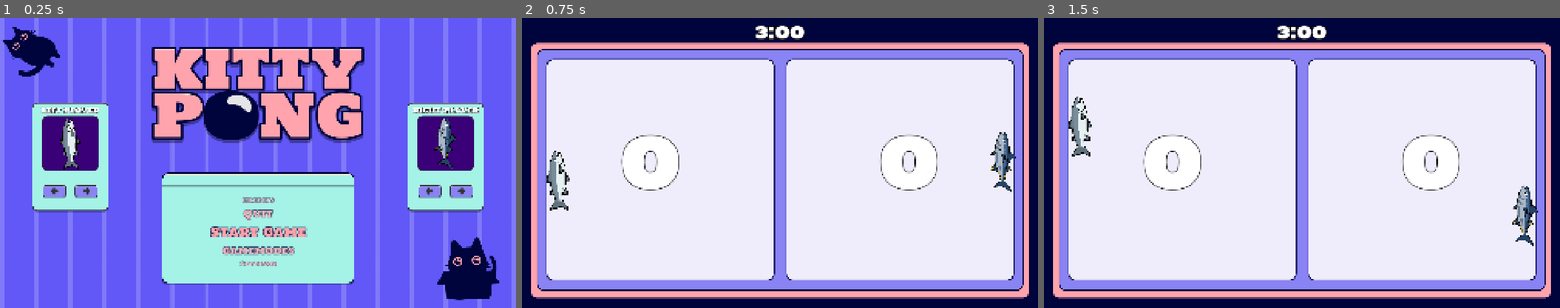
Above: before the commit, frames 1-3 (left to right).
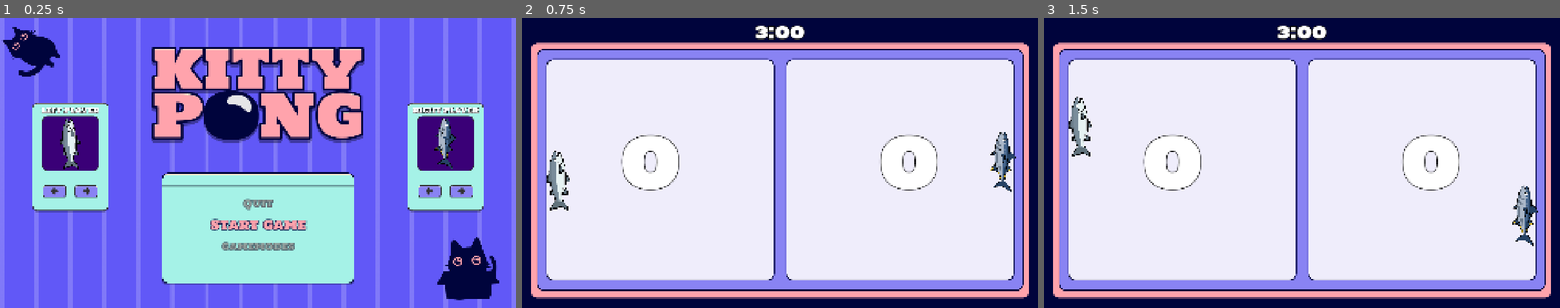
Above: after the commit, the same moments.

Repository: Jurinich/GDSG-WS-semester-project
Game: Godot game, scene res://scenes/main_menu.tscn
Two runs of this game, one before a commit and one after it. Both use one fixed random seed, a clock stepped at 60 frames per second and the inputs below.
Inputs (mouse positions are in pixels of both pictures, inside the frame that each line leads up to):
- Up to frame 1 (0.25 s): no input
- Up to frame 2 (0.75 s): click "Start Game" at 0.5 s
- Up to frame 3 (1.5 s): tap Enter at 1.25 s; move the mouse to (1415, 148) at 1.27 s; hold W (upP1) from 1.28 s (still down); hold Down (downP2) from 1.28 s (still down)

The runs differ from the first frame. In frame 1, 2.0% of the frame differs, in the area x 40-60%, y 61-86%; in frame 2, nothing differs; in frame 3, nothing differs.

Commit message:
Improve LoopingMenu - @tool at top to allow preview in editor - Buttons are on a circular path and animation is done via interpolation in _process - Alpha and color values depend on depth in the circle
TODO: Find a better way to use the fade modifier. Linear is currently used, exponential might be better to have a faster cutoff to 0

Diff:
--- a/gdsg-semester-project-w-2025-/scenes/main_menu.tscn
+++ b/gdsg-semester-project-w-2025-/scenes/main_menu.tscn
@@ -84,15 +84,22 @@
 anchor_top = 0.158
 anchor_bottom = 0.83900005
 offset_left = 358.5
-offset_top = 71.754
+offset_top = 183.754
 offset_right = -358.5
-offset_bottom = -327.99304
+offset_bottom = -215.99304
+menu_radius = 80.0
+rotation_speed = 12.0
+fade_modifier = 0.0
+scale_modifier = 0.473
 
 [node name="StartButton" type="Button" parent="ButtonBox/LoopingMenu" unique_id=2049458779]
-visible = false
-layout_mode = 0
-offset_right = 696.99994
-offset_bottom = 86.0
+z_index = 1
+layout_mode = 0
+offset_left = -178.0
+offset_top = -39.500008
+offset_right = 178.0
+offset_bottom = 39.500008
+pivot_offset = Vector2(178, 39.500008)
 size_flags_vertical = 3
 theme = ExtResource("6_oa1go")
 theme_override_font_sizes/font_size = 48
@@ -100,44 +107,64 @@
 script = ExtResource("7_5dd4i")
 
 [node name="GamemodeButton" type="Button" parent="ButtonBox/LoopingMenu" unique_id=1624673556]
-visible = false
-layout_mode = 0
-offset_right = 696.99994
-offset_bottom = 86.0
-size_flags_vertical = 3
+modulate = Color(0.5, 0.5, 0.5, 0.5)
+layout_mode = 0
+offset_left = -179.0
+offset_top = 40.499947
+offset_right = 179.0
+offset_bottom = 119.50005
+scale = Vector2(0.7635, 0.7635)
+pivot_offset = Vector2(179, 39.5)
+size_flags_vertical = 3
+mouse_filter = 2
 theme = ExtResource("6_oa1go")
 theme_override_font_sizes/font_size = 48
 text = "Gamemodes"
 script = ExtResource("7_5dd4i")
 
 [node name="SettingsButton" type="Button" parent="ButtonBox/LoopingMenu" unique_id=2017300482]
-visible = false
-layout_mode = 0
-offset_right = 696.99994
-offset_bottom = 87.0
-size_flags_vertical = 3
+modulate = Color(0, 0, 0, 0)
+layout_mode = 0
+offset_left = -134.0
+offset_top = -39.500008
+offset_right = 134.0
+offset_bottom = 39.500008
+scale = Vector2(0.527, 0.527)
+pivot_offset = Vector2(134, 39.500008)
+size_flags_vertical = 3
+mouse_filter = 2
 theme = ExtResource("6_oa1go")
 theme_override_font_sizes/font_size = 48
 text = "Settings"
 script = ExtResource("7_5dd4i")
 
 [node name="CreditsButton" type="Button" parent="ButtonBox/LoopingMenu" unique_id=1033975307]
-visible = false
-layout_mode = 0
-offset_right = 696.99994
-offset_bottom = 87.00003
-size_flags_vertical = 3
+modulate = Color(0, 0, 0, 0)
+layout_mode = 0
+offset_left = -120.0
+offset_top = -39.5
+offset_right = 120.0
+offset_bottom = 39.5
+scale = Vector2(0.527, 0.527)
+pivot_offset = Vector2(120, 39.5)
+size_flags_vertical = 3
+mouse_filter = 2
 theme = ExtResource("6_oa1go")
 theme_override_font_sizes/font_size = 48
 text = "Credits"
 script = ExtResource("7_5dd4i")
 
 [node name="QuitButton" type="Button" parent="ButtonBox/LoopingMenu" unique_id=75757821]
-visible = false
-layout_mode = 0
-offset_right = 696.99994
-offset_bottom = 87.0
-size_flags_vertical = 3
+modulate = Color(0.5, 0.5, 0.5, 0.5)
+layout_mode = 0
+offset_left = -73.0
+offset_top = -119.5
+offset_right = 73.0
+offset_bottom = -40.5
+scale = Vector2(0.7635, 0.7635)
+pivot_offset = Vector2(73, 39.5)
+size_flags_vertical = 3
+mouse_filter = 2
 theme = ExtResource("6_oa1go")
 theme_override_font_sizes/font_size = 48
 text = "Quit"
--- a/gdsg-semester-project-w-2025-/scripts/looping_menu.gd
+++ b/gdsg-semester-project-w-2025-/scripts/looping_menu.gd
@@ -1,7 +1,11 @@
+@tool
 extends Control
 
-@export var BUTTON_DISPLAY_MAX = 5
-@export var SCALE_STEP = 0.25
+@export var menu_radius: float = 300.0  # affects 3d effect and how far up/down the menu goes
+@export var rotation_speed: float = 10  # how fast the menu should spin
+
+@export_range(0.0, 1.0) var fade_modifier: float = 0.35   # how quickly elements fade
+@export_range(0.0, 1.0) var scale_modifier: float = 0.20  # how quickly elements scale down
 
 signal button_pressed(button: Button)
 
@@ -9,15 +13,58 @@
 var buttons: Array[Button] = []
 var alignment_position: float
 
+var visual_selected_menu: float = selected_menu # used to smooth the animation
+var target_selected_menu: float = selected_menu # used to smooth the animation
+
 enum Direction {UP, DOWN}
 
-# Called when the node enters the scene tree for the first time.
 func _ready() -> void:
 	_populate_button_array()
 	alignment_position = size.x / 2
 	for button in buttons:
 		button.pressed.connect(_on_button_pressed.bind(button))
-	_draw_buttons(selected_menu)
+
+func _process(delta: float) -> void:
+	var interpolation = clamp(rotation_speed * delta, 0.0, 1.0)
+
+	visual_selected_menu = lerpf(visual_selected_menu, target_selected_menu, interpolation)
+
+	var center = size / 2.0
+	var count = buttons.size()
+
+	var max_index_range = max(1.0, float(count - 1) / 2.0)
+
+	for i in range(count):
+		var button = buttons[i]
+
+		# distance to selected button, needs to wrap around but also has to be from -n/2 to n/2
+		# first I get the relative position to selected button but fposmod only returns positive values (from 0 to n)
+		# so count / 2.0 needs to be subtracted (-n/2 to n/2)
+		var offset = fposmod(i - visual_selected_menu + count / 2.0, count) - count / 2.0
+
+		var angle = clamp(offset / max_index_range, -1.0, 1.0) * PI
+		var y = sin(angle) * menu_radius
+		var depth = cos(angle)
+
+		# depth gives (-1.0 to 1.0), need (0 to 1)
+		var depth_level = (depth + 1.0) / 2.0
+
+		# fade_modifier is unusable atm
+		# as soon as it is turned on the elements in the back are visible, need to do it with another formula?
+		# exponential instead of linear
+		var color_level = fade_modifier + (1 - fade_modifier) * depth_level
+		var scale_level = depth_level
+
+		var target_position = Vector2(center.x, center.y + y) - button.size / 2.0
+		button.position = lerp(button.position, target_position, interpolation)
+
+		var target_scale = lerp(1.0 - scale_modifier, 1.0, scale_level)
+		button.scale = Vector2.ONE * target_scale
+
+		button.modulate = Color.WHITE * color_level
+
+		button.z_index = int(depth_level)
+
 
 # Fill container with children (can also do buttons = get_children() but I wanted static typing)
 func _populate_button_array() -> void:
@@ -25,61 +72,18 @@
 		if child is Button:
 			buttons.append(child)
 
-func _hide_buttons() -> void:
-	for button in buttons:
-		button.hide()
-		button.scale = Vector2.ONE
-		button.modulate.a = 1
-		button.position = Vector2.ZERO
-		button.reset_size()
-
-# Show a maximum of 5 buttons at once, middle one is the selected one
-# @param index is used to draw the buttons relative to the currently selected one
-func _draw_buttons(index: int) -> void:
-	_hide_buttons()
-
-	var vertical_offset = 0.0
-	var middle = BUTTON_DISPLAY_MAX / 2
-
-	for i in range(BUTTON_DISPLAY_MAX):
-		var offset = i - middle
-		var relative_index = wrapi(index + offset, 0, buttons.size())
-		var current_button = buttons[relative_index]
-
-		var distance = abs(offset)
-		var modifier = 1.0 - SCALE_STEP * distance
-
-		current_button.scale = Vector2.ONE * modifier
-		current_button.modulate.a = modifier
-
-		var scaled_size = current_button.size * modifier
-		var horizontal_offset = alignment_position - scaled_size.x / 2
-		current_button.position = Vector2(horizontal_offset, vertical_offset)
-		vertical_offset += scaled_size.y
-
-		current_button.show()
-
 
 func _input(event: InputEvent) -> void:
 	if event.is_action_pressed("downP1") or event.is_action_pressed("downP2"):
-		rotate_buttons(Direction.DOWN)
+		target_selected_menu += 1.0
+		selected_menu = posmod(roundi(target_selected_menu), buttons.size())
 		return
 	if event.is_action_pressed("upP1") or event.is_action_pressed("upP2"):
-		rotate_buttons(Direction.UP)
+		target_selected_menu -= 1.0
+		selected_menu = posmod(roundi(target_selected_menu), buttons.size())
 		return
 	if event.is_action_pressed("Start"):
 		buttons[selected_menu].pressed.emit()
 
 func _on_button_pressed(button: Button):
 	button_pressed.emit(button)
-
-# If we want to make this fancier we can make a
-# real rotation animation
-func rotate_buttons(direction: Direction):
-	if direction == Direction.UP:
-		selected_menu = wrapi(selected_menu - 1, 0, buttons.size())
-		_draw_buttons(selected_menu)
-		return
-
-	selected_menu = wrapi(selected_menu + 1, 0, buttons.size())
-	_draw_buttons(selected_menu)
